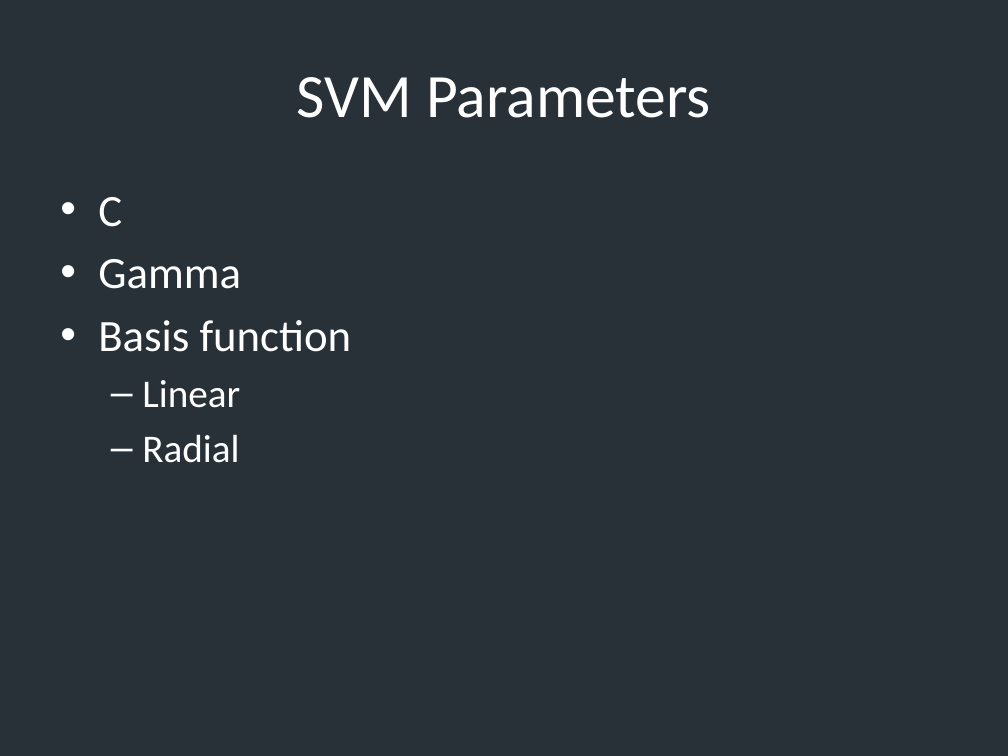
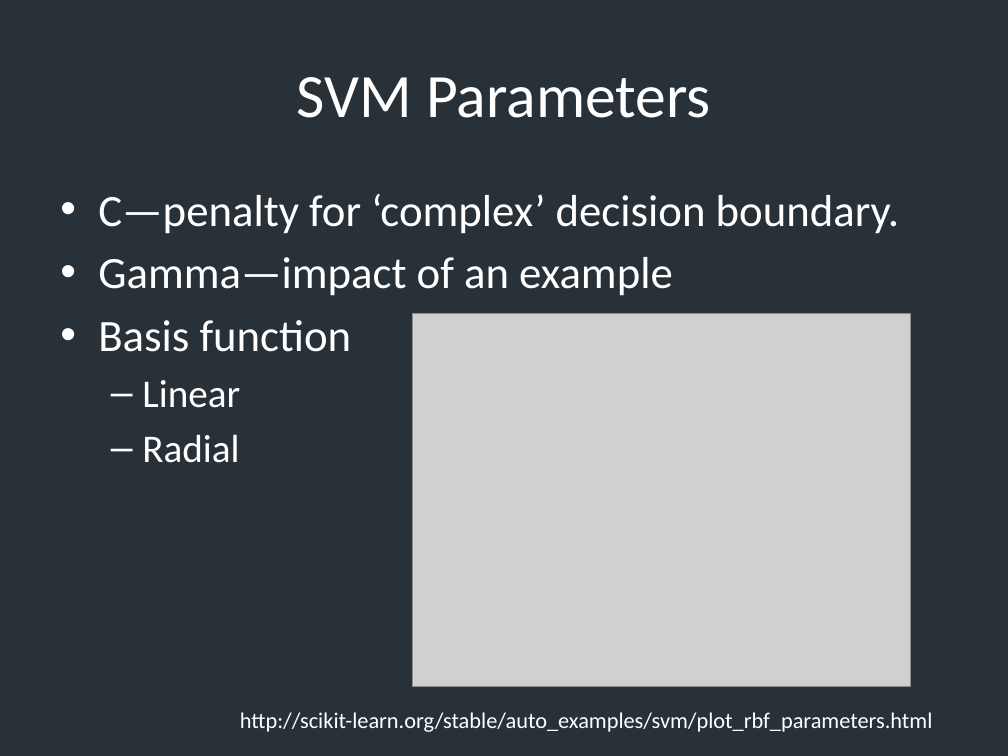
Before and after one commit to slowvak/MachineLearningForMedicalImages, a slide deck: slide 20 of 02-MachineLearningHandsOn.pptx. Drawn at 1008x756 pixels with LibreOffice and Linux fonts; fonts in the diff are those of the drawing; grey boxes stand for pictures. Boxes give left, top, right and bottom in pixels: in the first picture for what was removed or moved away, otherwise in the second. Text is boxed around its words. In the diff, an @@ line names an element or a change of style, - is before the commit and + after.

```diff
--- a/02-MachineLearningHandsOn.pptx
+++ b/02-MachineLearningHandsOn.pptx
@@ text at [98, 194, 900, 296]: text changed @@
-• C
-• Gamma
+• C—penalty for ‘complex’ decision boundary.
+• Gamma—impact of an example
@@ picture added at [412, 313, 910, 687] @@
@@ text added at [240, 712, 932, 732], 16 pt, text #FFFFFF @@
+http://scikit-learn.org/stable/auto_examples/svm/plot_rbf_parameters.html
```
Also in this commit, not shown: 4 other slides changed, 1 other file.
